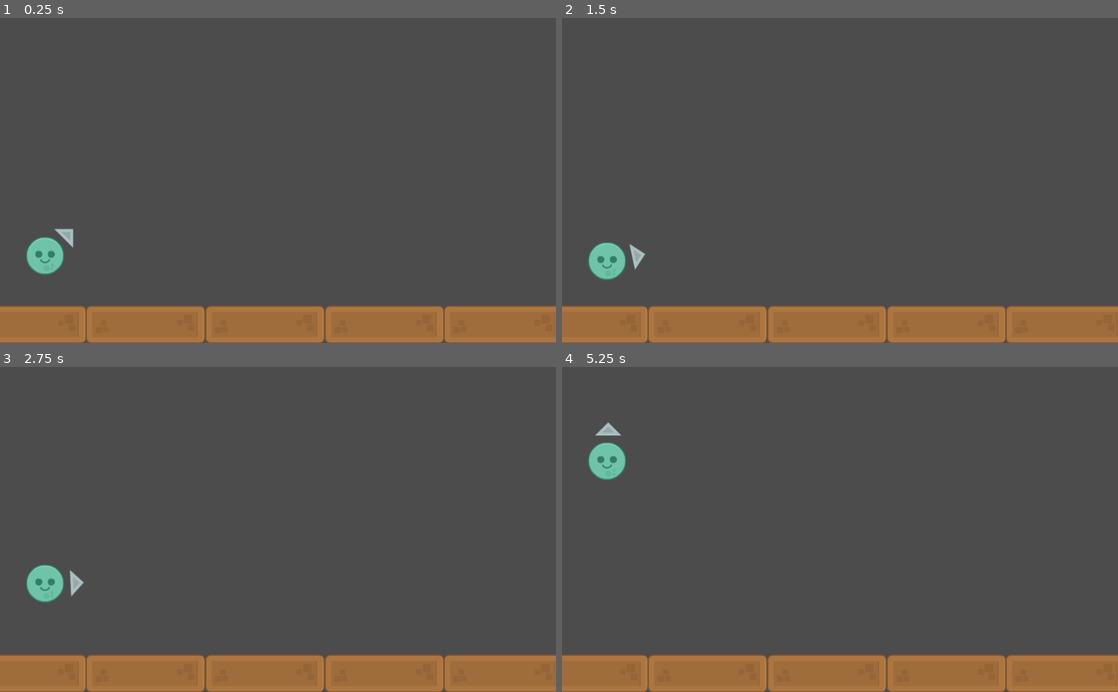
Above: before the commit, frames 1-4 (two rows, left to right).
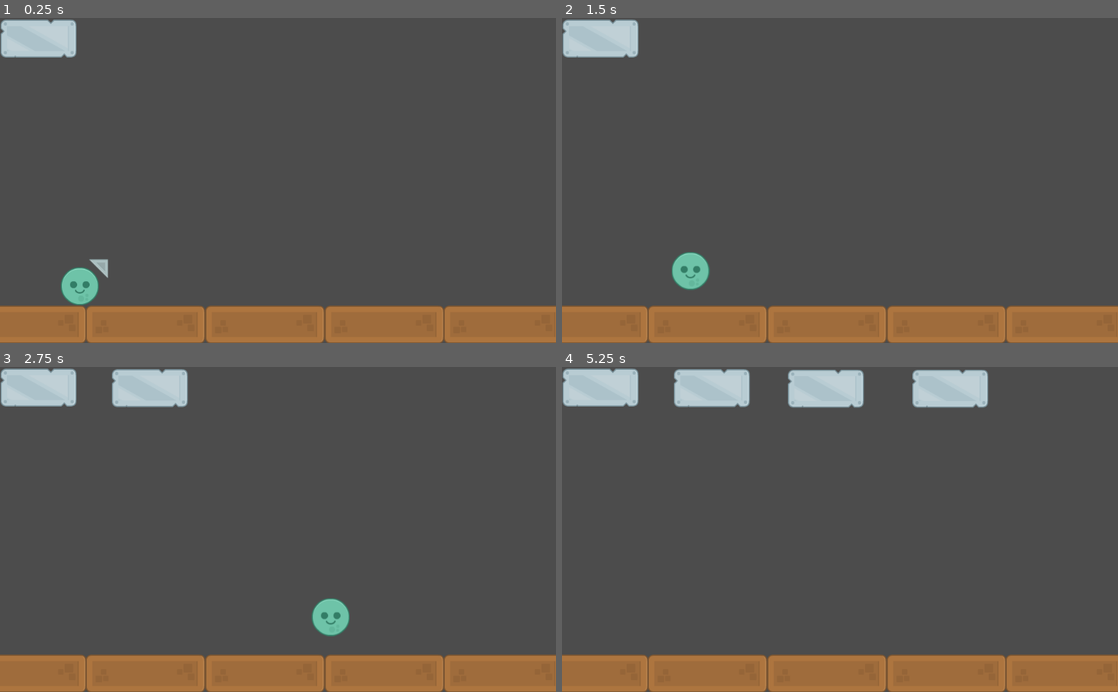
Above: after the commit, the same moments.

Repository: dickinsona19/AngrySomething
Game: Godot game, scene res://Project/world/mainWorld.tscn
Two runs of this game, one before a commit and one after it. Both use one fixed random seed, a clock stepped at 60 frames per second and the inputs below. Before the commit the project starts from res://Project/mainWorld.tscn.
Inputs:
- Up to frame 1 (0.25 s): no input
- Up to frame 2 (1.5 s): hold Right (rotate_right) 0.53-1.28 s; tap Space (launch) at 0.6, 1.35 s; hold Left (rotate_left) from 1.28 s (still down)
- Up to frame 3 (2.75 s): release Left (rotate_left) at 2.03 s; hold Right (rotate_right) from 2.03 s (still down); tap Space (launch) at 2.1 s
- Up to frame 4 (5.25 s): tap Space (launch) every 0.75 s from 2.85 to 5.1 s; release Right (rotate_right) at 3.53 s; hold Left (rotate_left) from 3.53 s (still down)

The runs differ from the first frame. In frame 1, 3.1% of the frame differs, in the area x 0-20%, y 0-89%; in frame 2, 2.9%; in frame 3, 4.5%; in frame 4, 7.1%, in the area x 0-77%, y 0-35%.

Commit message:
Can adjust strength and angle of launch, along with a visual

Diff:
--- /dev/null
+++ b/Project/PowerMeter/PowerMeter.gd
@@ -0,0 +1,14 @@
+extends Sprite
+
+
+# Declare member variables here. Examples:
+# var a = 2
+# var b = "text"
+
+
+# Called when the node enters the scene tree for the first time.
+func _ready():
+	pass # Replace with function body.
+
+
+#func _process(delta):
--- /dev/null
+++ b/Project/PowerMeter/PowerMeter.tscn
@@ -0,0 +1,8 @@
+[gd_scene load_steps=3 format=2]
+
+[ext_resource path="res://Project/PowerMeter/elementMetal022.png" type="Texture" id=1]
+[ext_resource path="res://Project/PowerMeter/PowerMeter.gd" type="Script" id=2]
+
+[node name="Sprite" type="Sprite"]
+texture = ExtResource( 1 )
+script = ExtResource( 2 )
--- a/Project/floor.tscn
+++ b/Project/floor/floor.tscn
@@ -1,6 +1,6 @@
 [gd_scene load_steps=3 format=2]
 
-[ext_resource path="res://Project/elementWood019.png" type="Texture" id=1]
+[ext_resource path="res://Project/floor/elementWood019.png" type="Texture" id=1]
 
 [sub_resource type="RectangleShape2D" id=1]
 extents = Vector2( 109.5, 35 )
--- a/Project/mainWorld.tscn
+++ /dev/null
@@ -1,27 +0,0 @@
-[gd_scene load_steps=3 format=2]
-
-[ext_resource path="res://Project/Player.tscn" type="PackedScene" id=1]
-[ext_resource path="res://Project/floor.tscn" type="PackedScene" id=2]
-
-[node name="mainWorld" type="Node2D"]
-
-[node name="Player" parent="." instance=ExtResource( 1 )]
-position = Vector2( 83, 436 )
-
-[node name="Floors" type="Node2D" parent="."]
-position = Vector2( -59, 0 )
-
-[node name="floor" parent="Floors" instance=ExtResource( 2 )]
-position = Vector2( 108, 566 )
-
-[node name="floor2" parent="Floors" instance=ExtResource( 2 )]
-position = Vector2( 327, 566 )
-
-[node name="floor3" parent="Floors" instance=ExtResource( 2 )]
-position = Vector2( 547, 566 )
-
-[node name="floor4" parent="Floors" instance=ExtResource( 2 )]
-position = Vector2( 767, 566 )
-
-[node name="floor5" parent="Floors" instance=ExtResource( 2 )]
-position = Vector2( 986, 566 )
--- a/Project/Player.gd
+++ b/Project/player/Player.gd
@@ -1,7 +1,10 @@
 extends RigidBody2D
-
+signal wasLaunched
 
 var rotationAngle = 0
+var power =.9
+var powerTop= false
+var powerBottom = true
 
 # Called when the node enters the scene tree for the first time.
 func _ready():
@@ -10,14 +13,25 @@
 
 # Called every frame. 'delta' is the elapsed time since the previous frame.
 func _process(delta):
-	if Input.is_action_just_pressed("launch"):
-		apply_impulse(Vector2(0,0), Vector2(0,-100))
-
 	if Input.is_action_pressed("rotate_right"):
 		rotationAngle += 1
 
 	if Input.is_action_pressed("rotate_left"):
 		rotationAngle -= 1
+
+	if powerBottom == true:
+		power += .01
+	if powerTop == true:
+		power -= .01
+
+
+	if power >= 5:
+		powerBottom = false
+		powerTop = true
+
+	if power <= 1:
+		powerBottom = true
+		powerTop = false
 
 	if rotationAngle > 45:
 		rotationAngle = 45
@@ -25,3 +39,9 @@
 		rotationAngle = -45
 
 	$ArrowRotater.rotation_degrees =  rotationAngle
+
+
+	if Input.is_action_just_pressed("launch"):
+		apply_impulse(Vector2(0,0), Vector2(100* power,-100 *power).rotated(deg2rad(rotationAngle)))
+		$ArrowRotater.hide()
+		emit_signal("wasLaunched")
--- a/Project/Player.tscn
+++ b/Project/player/Player.tscn
@@ -1,8 +1,8 @@
 [gd_scene load_steps=5 format=2]
 
-[ext_resource path="res://Project/alienGreen_round.png" type="Texture" id=1]
-[ext_resource path="res://Project/Player.gd" type="Script" id=2]
-[ext_resource path="res://Project/elementStone054.png" type="Texture" id=3]
+[ext_resource path="res://Project/player/alienGreen_round.png" type="Texture" id=1]
+[ext_resource path="res://Project/player/Player.gd" type="Script" id=2]
+[ext_resource path="res://Project/player/elementStone054.png" type="Texture" id=3]
 
 [sub_resource type="CircleShape2D" id=1]
 radius = 36.1248
--- /dev/null
+++ b/Project/world/mainWorld.gd
@@ -0,0 +1,51 @@
+extends Node2D
+
+
+# Declare member variables here. Examples:
+# var a = 2
+# var b = "text"
+
+
+# Called when the node enters the scene tree for the first time.
+func _ready():
+
+	$powermeter/powermeter2.hide()
+	$powermeter/powermeter3.hide()
+	$powermeter/powermeter4.hide()
+	$powermeter/powermeter5.hide()
+
+
+# Called every frame. 'delta' is the elapsed time since the previous frame.
+func _process(delta):
+	var playerPower = $Player.power
+
+	if playerPower == 1:
+		$powermeter/powermeter1.show()
+		$powermeter/powermeter2.hide()
+		$powermeter/powermeter3.hide()
+		$powermeter/powermeter4.hide()
+		$powermeter/powermeter5.hide()
+	if playerPower >= 2:
+		$powermeter/powermeter1.show()
+		$powermeter/powermeter2.show()
+		$powermeter/powermeter3.hide()
+		$powermeter/powermeter4.hide()
+		$powermeter/powermeter5.hide()
+	if playerPower >= 3:
+		$powermeter/powermeter1.show()
+		$powermeter/powermeter2.show()
+		$powermeter/powermeter3.show()
+		$powermeter/powermeter4.hide()
+		$powermeter/powermeter5.hide()
+	if playerPower >= 4:
+		$powermeter/powermeter1.show()
+		$powermeter/powermeter2.show()
+		$powermeter/powermeter3.show()
+		$powermeter/powermeter4.show()
+		$powermeter/powermeter5.hide()
+	if playerPower >= 4.5:
+		$powermeter/powermeter1.show()
+		$powermeter/powermeter2.show()
+		$powermeter/powermeter3.show()
+		$powermeter/powermeter4.show()
+		$powermeter/powermeter5.show()
--- /dev/null
+++ b/Project/world/mainWorld.tscn
@@ -0,0 +1,53 @@
+[gd_scene load_steps=5 format=2]
+
+[ext_resource path="res://Project/player/Player.tscn" type="PackedScene" id=1]
+[ext_resource path="res://Project/floor/floor.tscn" type="PackedScene" id=2]
+[ext_resource path="res://Project/PowerMeter/PowerMeter.tscn" type="PackedScene" id=3]
+[ext_resource path="res://Project/world/mainWorld.gd" type="Script" id=4]
+
+[node name="mainWorld" type="Node2D"]
+script = ExtResource( 4 )
+
+[node name="Player" parent="." instance=ExtResource( 1 )]
+position = Vector2( 147, 494 )
+mass = 1.53061
+
+[node name="Floors" type="Node2D" parent="."]
+position = Vector2( -59, 0 )
+
+[node name="floor" parent="Floors" instance=ExtResource( 2 )]
+position = Vector2( 108, 566 )
+
+[node name="floor2" parent="Floors" instance=ExtResource( 2 )]
+position = Vector2( 327, 566 )
+
+[node name="floor3" parent="Floors" instance=ExtResource( 2 )]
+position = Vector2( 547, 566 )
+
+[node name="floor4" parent="Floors" instance=ExtResource( 2 )]
+position = Vector2( 767, 566 )
+
+[node name="floor5" parent="Floors" instance=ExtResource( 2 )]
+position = Vector2( 986, 566 )
+
+[node name="powermeter" type="Node2D" parent="."]
+
+[node name="powermeter1" parent="powermeter" instance=ExtResource( 3 )]
+position = Vector2( 71, 38 )
+rotation = 1.5708
+
+[node name="powermeter2" parent="powermeter" instance=ExtResource( 3 )]
+position = Vector2( 276, 39 )
+rotation = 1.5708
+
+[node name="powermeter3" parent="powermeter" instance=ExtResource( 3 )]
+position = Vector2( 486, 40 )
+rotation = 1.5708
+
+[node name="powermeter4" parent="powermeter" instance=ExtResource( 3 )]
+position = Vector2( 715, 40 )
+rotation = 1.5708
+
+[node name="powermeter5" parent="powermeter" instance=ExtResource( 3 )]
+position = Vector2( 951, 39 )
+rotation = 1.5708
--- a/project.godot
+++ b/project.godot
@@ -11,7 +11,7 @@
 [application]
 
 config/name="Angrysomething"
-run/main_scene="res://Project/mainWorld.tscn"
+run/main_scene="res://Project/world/mainWorld.tscn"
 config/icon="res://icon.png"
 
 [gui]
Binary file added: Project/PowerMeter/elementMetal022.png
Not shown, changed: Project/PowerMeter/elementMetal022.png.import
Renamed: Project/elementWood019.png -> Project/floor/elementWood019.png
Not shown, added: Project/floor/elementWood019.png.import
Renamed: Project/alienGreen_round.png -> Project/player/alienGreen_round.png
Not shown, changed: Project/player/alienGreen_round.png.import
Renamed: Project/elementStone054.png -> Project/player/elementStone054.png
Not shown, changed: Project/player/elementStone054.png.import
